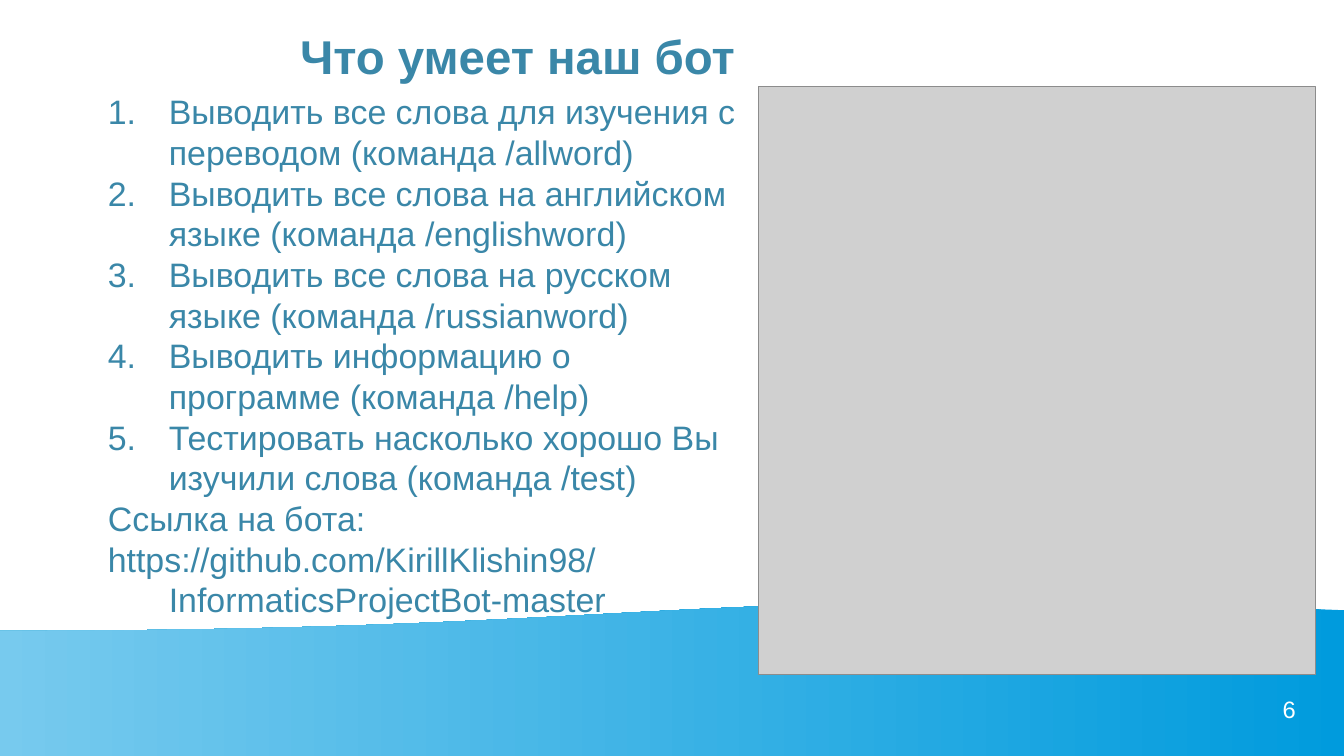
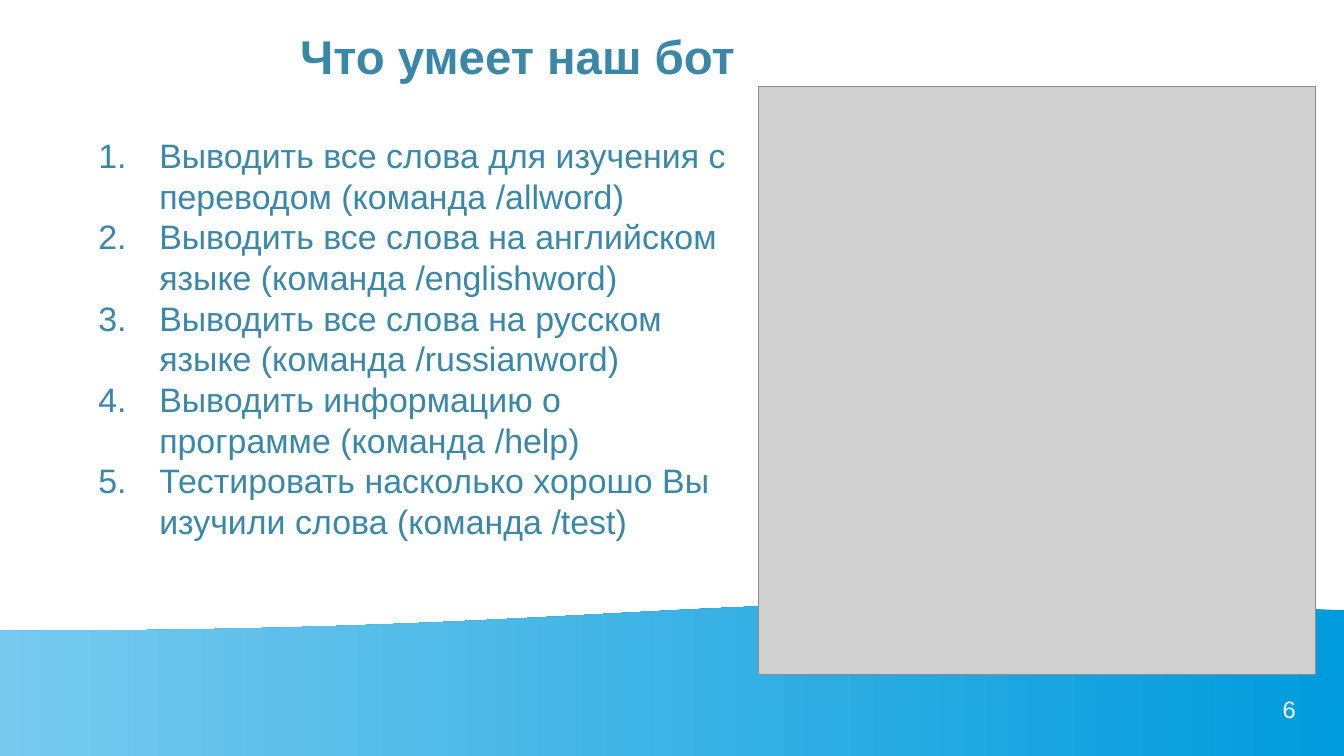
Before and after one commit to diklish/InformaticsProjectBot-master, a slide deck: slide 6 of информатика.ppt. Drawn at 1344x756 pixels with LibreOffice and Linux fonts; fonts in the diff are those of the drawing; grey boxes stand for pictures. Boxes give left, top, right and bottom in pixels: in the first picture for what was removed or moved away, otherwise in the second. Text is boxed around its words. In the diff, an @@ line names an element or a change of style, - is before the commit and + after.

Commit message:
added Russian to the test
added Russian to the test

```diff
--- a/информатика.ppt
+++ b/информатика.ppt
@@ text "Выводить все слова для изучения ...": place and size @@
-text "Выводить все слова для изучения ..." at bbox=[108, 100, 735, 619]
+text "Выводить все слова для изучения ..." at bbox=[159, 144, 726, 541]
@@ text at bbox=[108, 506, 606, 619]: paragraphs removed @@
-Ссылка на бота:
-https://github.com/KirillKlishin98/InformaticsProjectBot-master
```
Also in this commit, not shown: 1 slide added, 7 other files.
